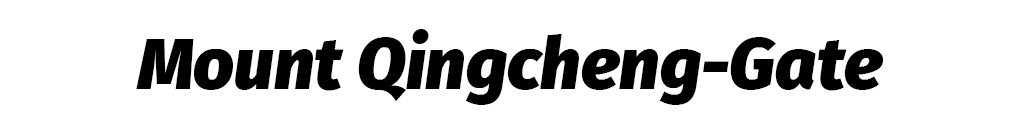
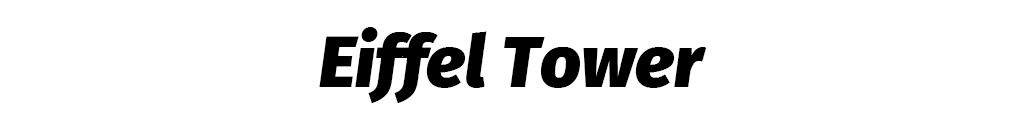
Layer changes from the first 1024x128 image to the second:
renamed "Mount Qingcheng-Gate" to "Eiffel Tower", painted on it over 136, 27, 884, 105
